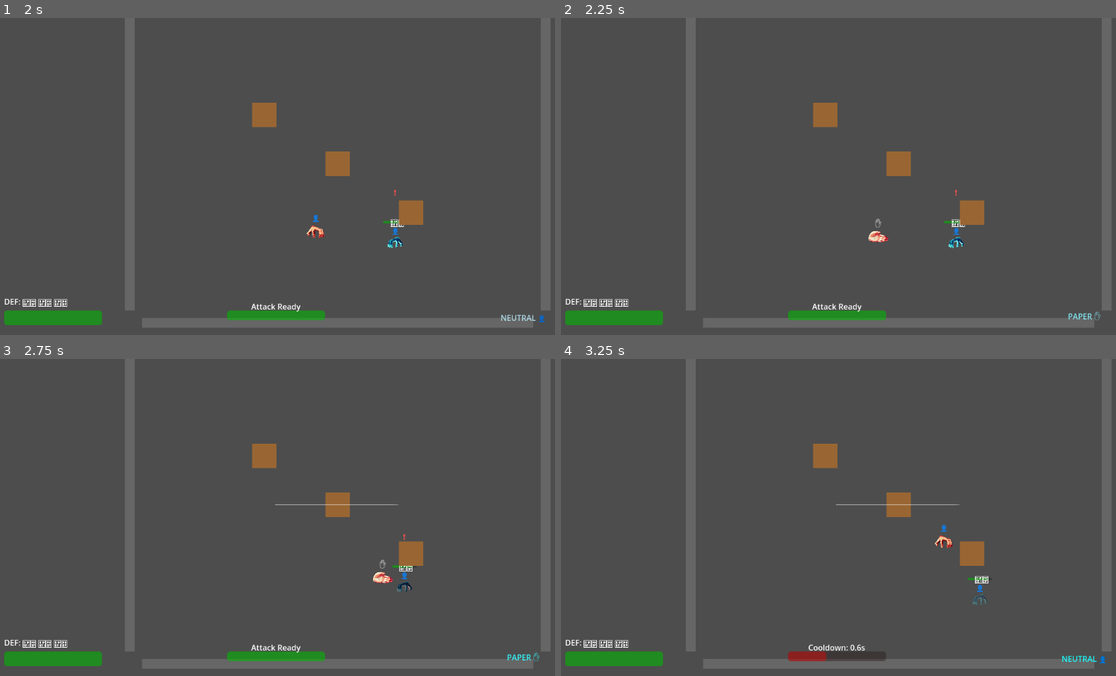
Above: before the commit, frames 1-4 (two rows, left to right).
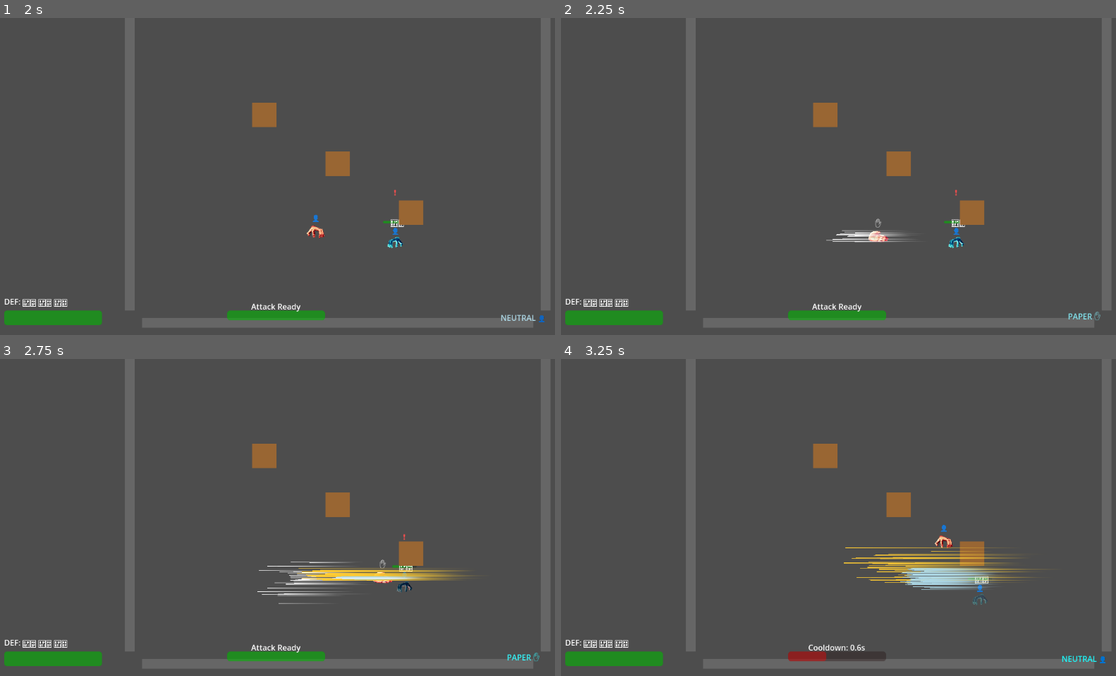
Above: after the commit, the same moments.

Repository: LouisZCode/rogue_hands_action_v1
Game: Godot game, scene res://scenes/main.tscn
The game is run twice, just before and just after one commit, with the same random seed, the same clock (stepped at 60 frames per second) and the same inputs.
Inputs:
- Up to frame 1 (2 s): hold Right (move_right) 0.53-1.28 s; tap Space (attack) at 0.6, 1.35 s; hold Down (move_down) from 1.28 s (still down)
- Up to frame 2 (2.25 s): release Down (move_down) at 2.03 s; hold Right (move_right) from 2.03 s (still down); hold S (gesture_paper) from 2.03 s (still down)
- Up to frame 3 (2.75 s): keep holding Right (move_right); keep holding S (gesture_paper); tap Space (attack) at 2.3 s
- Up to frame 4 (3.25 s): release Right (move_right) at 2.78 s; release S (gesture_paper) at 2.78 s; hold Up (move_up) from 2.78 s (still down); tap A (gesture_rock) at 2.85 s; tap Space (attack) at 3.05 s

Frame 1 is identical in both runs. In frame 2, 0.3% of the frame differs, in the area x 47-63%, y 66-71%; in frame 3, 1.4%; in frame 4, 2.0%, in the area x 49-86%, y 45-73%.
Error before the commit: Invalid assignment of property or key 'color' with value of type 'Color' on a base object of type 'null instance'. (res://Scripts/ParticleManager.gd:31)

Commit message:
particle effects added

Diff:
--- a/Scripts/ParticleManager.gd
+++ b/Scripts/ParticleManager.gd
@@ -28,7 +28,15 @@
 	var particles = gesture_particles_scene.instantiate()
 	get_tree().current_scene.add_child(particles)
 	particles.global_position = pos
-	particles.process_material.color = stance_color
+
+	# Ensure we have a ParticleProcessMaterial
+	if not particles.process_material:
+		particles.process_material = ParticleProcessMaterial.new()
+
+	var material = particles.process_material as ParticleProcessMaterial
+	if material:
+		material.color = stance_color
+
 	particles.emitting = true
 
 	# Auto-cleanup after particle lifetime
@@ -47,7 +55,15 @@
 	get_tree().current_scene.add_child(particles)
 	particles.global_position = pos
 	particles.amount = 100  # More particles for dramatic effect
-	particles.process_material.color = Color.RED
+
+	# Ensure we have a ParticleProcessMaterial
+	if not particles.process_material:
+		particles.process_material = ParticleProcessMaterial.new()
+
+	var material = particles.process_material as ParticleProcessMaterial
+	if material:
+		material.color = Color.RED
+
 	particles.emitting = true
 
 	# Longer cleanup time for death effect
@@ -65,11 +81,18 @@
 	get_tree().current_scene.add_child(particles)
 	particles.global_position = pos
 
-	# Set particle direction based on attack direction
-	var angle_rad = direction.angle()
-	particles.process_material.direction = Vector3(cos(angle_rad), sin(angle_rad), 0)
-	particles.process_material.spread = 30.0  # Narrower spread for directional attack
-	particles.process_material.color = Color.YELLOW
+	# Ensure we have a ParticleProcessMaterial
+	if not particles.process_material:
+		particles.process_material = ParticleProcessMaterial.new()
+
+	var material = particles.process_material as ParticleProcessMaterial
+	if material:
+		# Set particle direction based on attack direction
+		var angle_rad = direction.angle()
+		material.direction = Vector3(cos(angle_rad), sin(angle_rad), 0)
+		material.spread = 30.0  # Narrower spread for directional attack
+		material.color = Color.YELLOW
+
 	particles.emitting = true
 
 	# Auto-cleanup
--- a/scenes/GestureParticles.tscn
+++ b/scenes/GestureParticles.tscn
@@ -6,17 +6,7 @@
 [sub_resource type="GradientTexture1D" id="GradientTexture1D_1"]
 gradient = SubResource("Gradient_1")
 
-[node name="GestureParticles" type="GPUParticles2D"]
-emitting = false
-amount = 30
-lifetime = 0.8
-one_shot = true
-explosiveness = 1.0
-texture = SubResource("GradientTexture1D_1")
-emission = {
-  "amount": 30,
-  "amount_random": 0.1
-}
+[sub_resource type="ParticleProcessMaterial" id="ParticleProcessMaterial_1"]
 direction = Vector3(0, 0, 0)
 spread = 360.0
 initial_velocity_min = 30.0
@@ -27,3 +17,12 @@
 scale_min = 0.3
 scale_max = 0.8
 color = Color(0.8, 0.8, 1, 1)
+
+[node name="GestureParticles" type="GPUParticles2D"]
+emitting = false
+amount = 30
+lifetime = 0.8
+one_shot = true
+explosiveness = 1.0
+process_material = SubResource("ParticleProcessMaterial_1")
+texture = SubResource("GradientTexture1D_1")
--- a/scenes/HitParticles.tscn
+++ b/scenes/HitParticles.tscn
@@ -6,17 +6,7 @@
 [sub_resource type="GradientTexture1D" id="GradientTexture1D_1"]
 gradient = SubResource("Gradient_1")
 
-[node name="HitParticles" type="GPUParticles2D"]
-emitting = false
-amount = 50
-lifetime = 1.0
-one_shot = true
-explosiveness = 1.0
-texture = SubResource("GradientTexture1D_1")
-emission = {
-  "amount": 50,
-  "amount_random": 0.2
-}
+[sub_resource type="ParticleProcessMaterial" id="ParticleProcessMaterial_1"]
 direction = Vector3(0, -1, 0)
 spread = 45.0
 initial_velocity_min = 50.0
@@ -27,3 +17,12 @@
 scale_min = 0.5
 scale_max = 1.5
 color = Color(1, 0.8, 0.2, 1)
+
+[node name="HitParticles" type="GPUParticles2D"]
+emitting = false
+amount = 50
+lifetime = 1.0
+one_shot = true
+explosiveness = 1.0
+process_material = SubResource("ParticleProcessMaterial_1")
+texture = SubResource("GradientTexture1D_1")
Not shown: 1 places in scenes/GestureParticles.tscn that only renumber resources
Not shown: 1 places in scenes/HitParticles.tscn that only renumber resources
